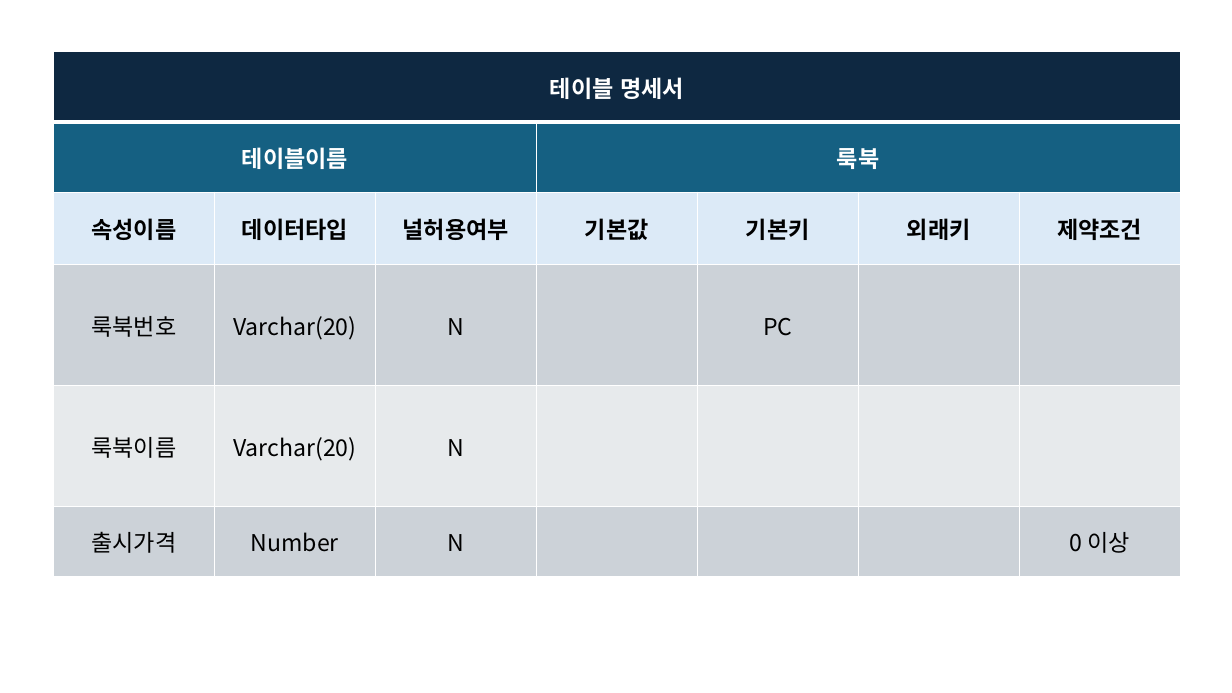
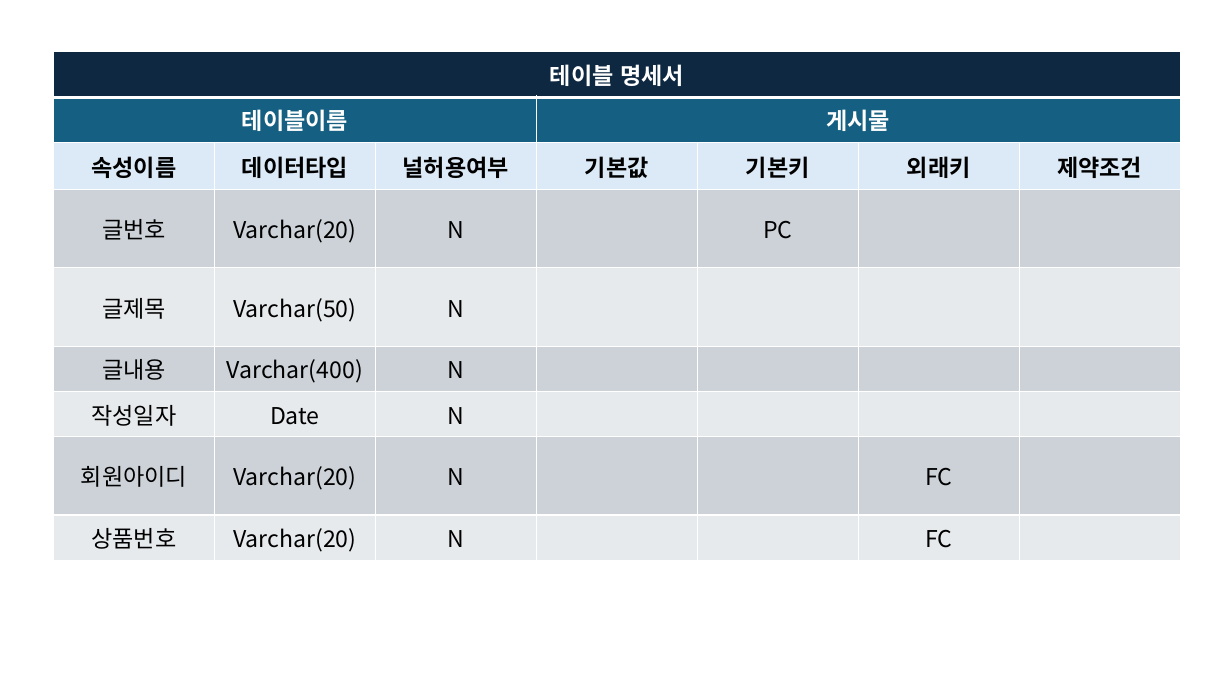
Before and after one commit to idsdk/DB_2025-2, a slide deck: slide 4 of 테이블명세서.pptx (slide 5 before the commit). Drawn at 1232x693 pixels with LibreOffice and Linux fonts; fonts in the diff are those of the drawing. Boxes give left, top, right and bottom in pixels: in the first picture for what was removed or moved away, otherwise in the second. Text is boxed around its words. In the diff, an @@ line names an element or a change of style, - is before the commit and + after.

```diff
--- a/테이블명세서.pptx
+++ b/테이블명세서.pptx
@@ table at box(54, 52, 1179, 561) @@
-row 2, column 4: 룩북
+row 2, column 4: 게시물
-row 4: 룩북번호 | Varchar(20) | N |  | PC |  | 
-row 5: 룩북이름 | Varchar(20) | N |  |  |  | 
-row 6: 출시가격 | Number | N |  |  |  | 0 이상
+row 4: 글번호 | Varchar(20) | N |  | PC |  | 
+row 5: 글제목 | Varchar(50) | N |  |  |  | 
+row 6: 글내용 | Varchar(400) | N |  |  |  | 
+row 7: 작성일자 | Date | N |  |  |  | 
+row 8: 회원아이디 | Varchar(20) | N |  |  | FC | 
+row 9: 상품번호 | Varchar(20) | N |  |  | FC | 
```
Also in this commit, not shown: 4 other slides changed.
